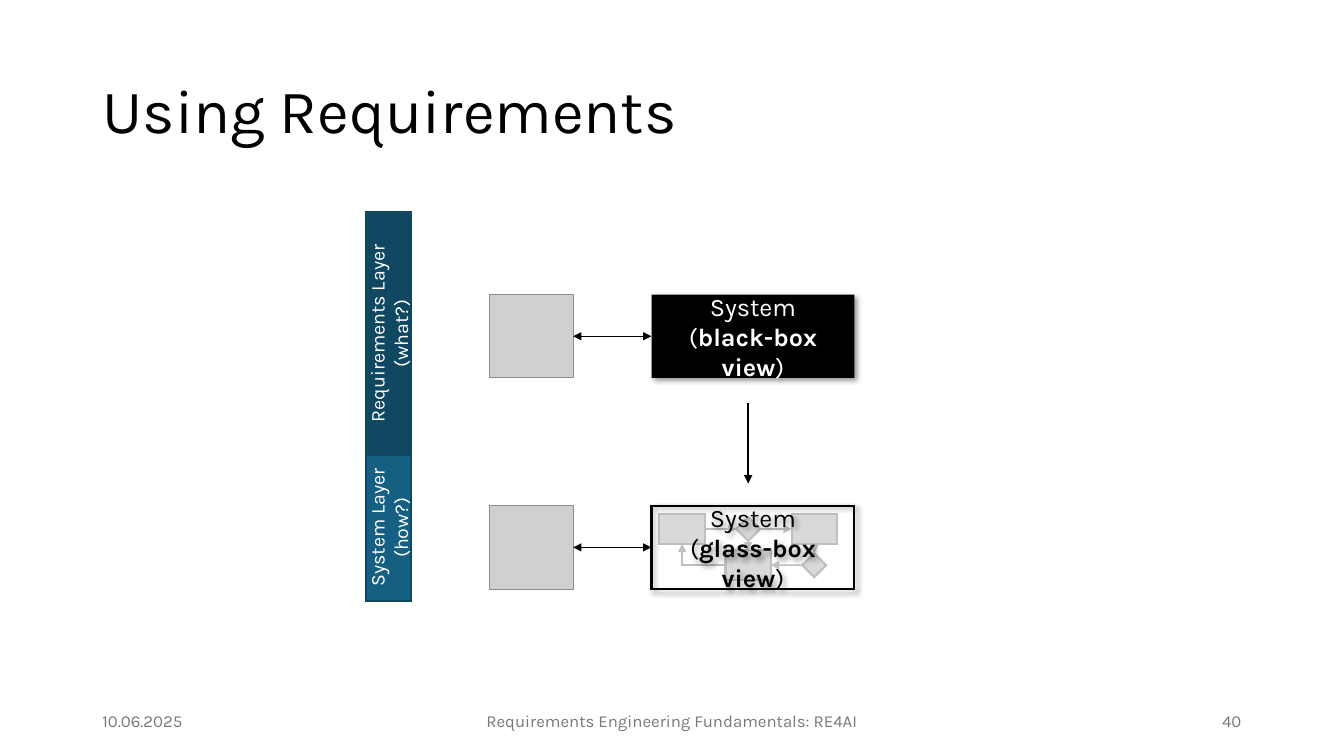
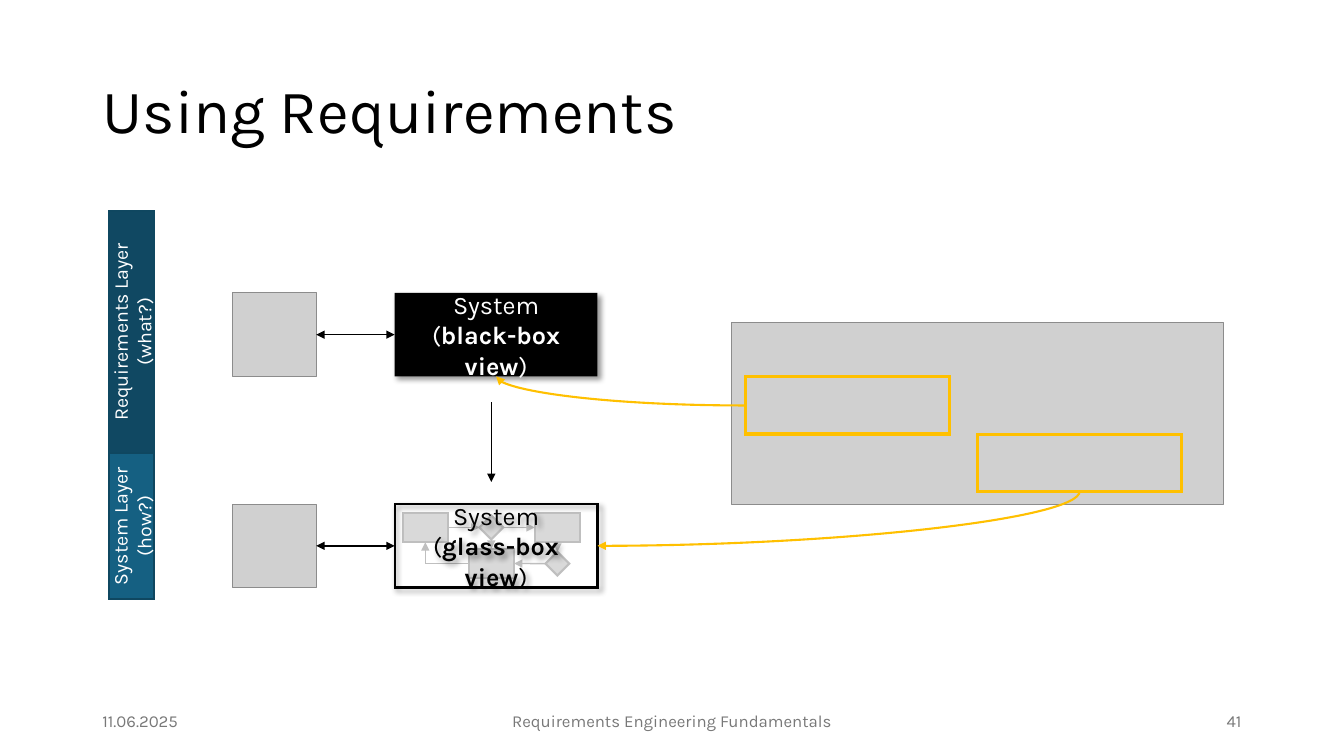
Before and after one commit to JulianFrattini/seminar-refun, a slide deck: slide 41 of slides/base/seminar-refun-base.pptx (slide 40 before the commit). Drawn at 1344x756 pixels with LibreOffice and Linux fonts; fonts in the diff are those of the drawing; grey boxes stand for pictures; background and template pictures are left out. Boxes give left, top, right and bottom in pixels: in the first picture for what was removed or moved away, otherwise in the second. Text is boxed around its words. In the diff, an @@ line names an element or a change of style, - is before the commit and + after.

```diff
--- a/slides/base/seminar-refun-base.pptx
+++ b/slides/base/seminar-refun-base.pptx
@@ picture added at (732,323,1224,504) @@
@@ curved arrow added from (745, 405) to (496, 376), #FFC000 1.5 pt @@
@@ rectangle added at (745,377,949,435), outline #FFC000 2.25 pt @@
@@ rectangle added at (978,435,1182,492), outline #FFC000 2.25 pt @@
@@ curved arrow added from (1080, 491) to (598, 546), #FFC000 1.5 pt @@
@@ elbow arrow moved from (726, 566) - (683, 543) to (469, 564) - (425, 542) @@
@@ rectangle: place and size @@
-rectangle at (726,551,771,580)
+rectangle at (469,548,514,578)
@@ diamond: place and size @@
-diamond at (803,554,827,578)
+diamond at (545,552,570,576)
@@ 6 rectangles, 6 arrows, 2 pictures, 2 double arrows, 1 diamond: place and size @@
-6 rectangles, 6 arrows, 2 pictures, 2 double arrows, 1 diamond at (365,212,854,601)
+6 rectangles, 6 arrows, 2 pictures, 2 double arrows, 1 diamond at (109,211,598,599)
@@ text at (102,716,177,727): text changed @@
-10.06.2025
+11.06.2025
@@ text at (512,715,831,731): text changed @@
-Requirements Engineering Fundamentals: RE4AI
+Requirements Engineering Fundamentals
@@ page number at (1227,716,1242,727): text changed @@
-40
+41
```
Also in this commit, not shown: 41 other slides changed, 1 slide added, 5 other files.
